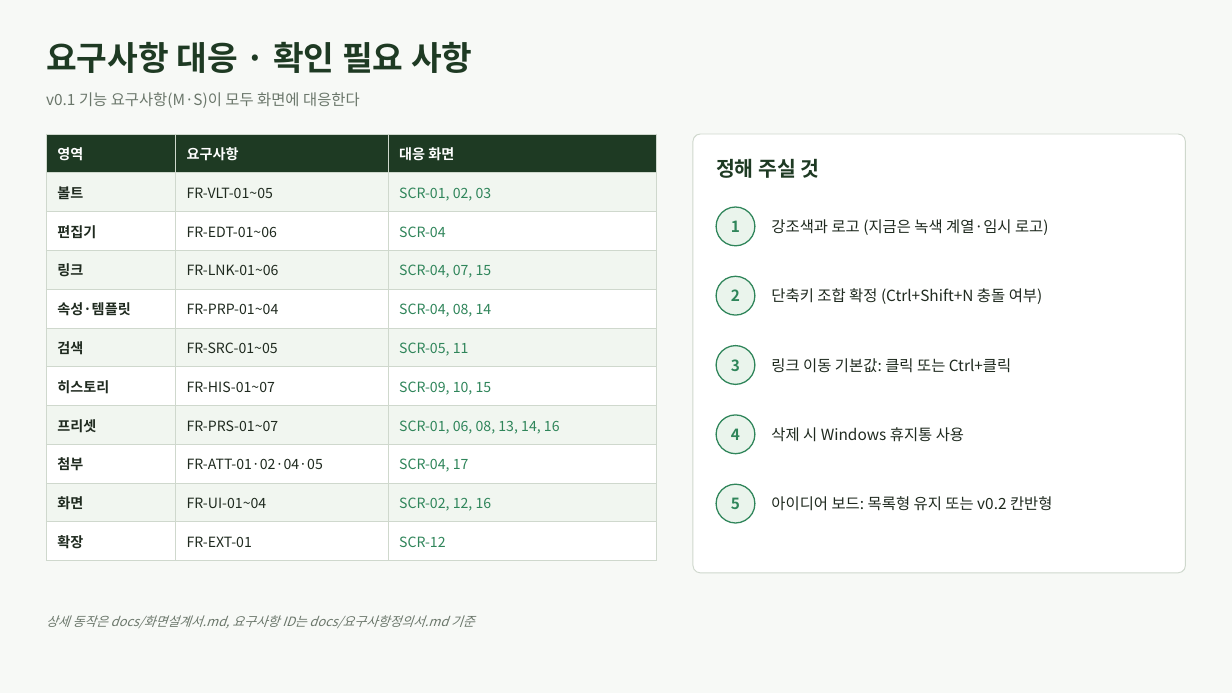
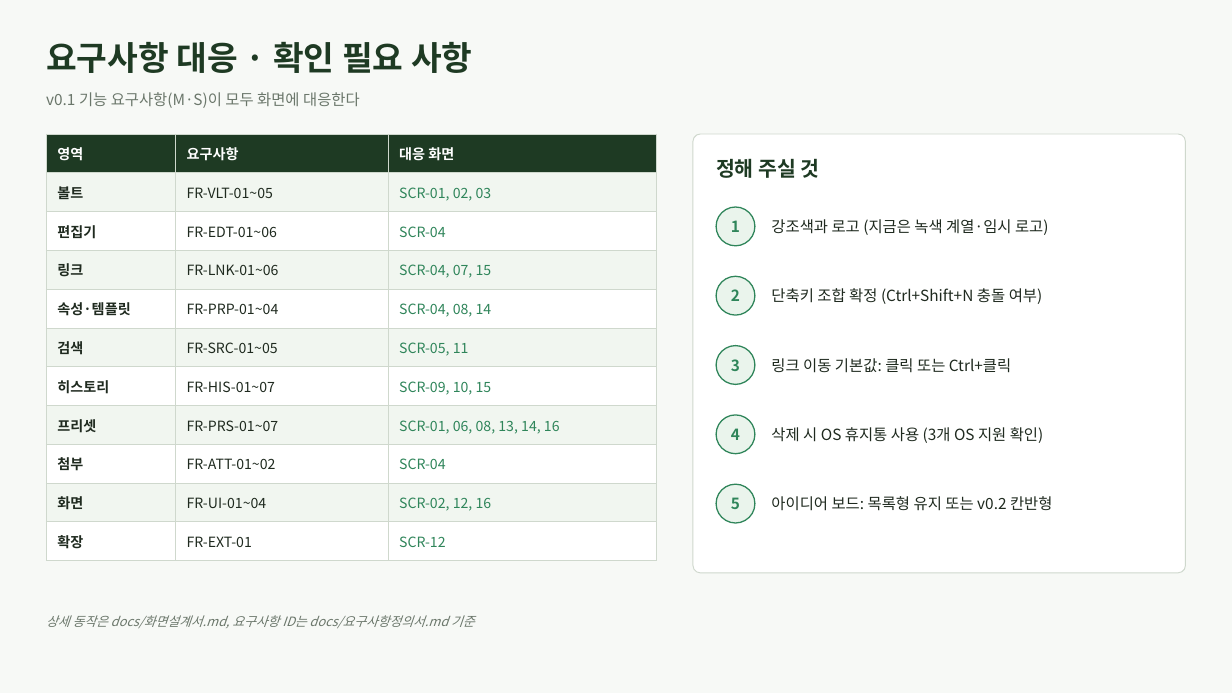
Before and after one commit to jinkyoin/notevine, a slide deck: slide 16 of docs/화면설계서.pptx. Drawn at 1232x693 pixels with LibreOffice and Linux fonts; fonts in the diff are those of the drawing. Boxes give left, top, right and bottom in pixels: in the first picture for what was removed or moved away, otherwise in the second. Text is boxed around its words. In the diff, an @@ line names an element or a change of style, - is before the commit and + after.

```diff
--- a/docs/화면설계서.pptx
+++ b/docs/화면설계서.pptx
@@ table at box(46, 134, 656, 553) @@
-row 9, column 2: FR-ATT-01·02·04·05
+row 9, column 2: FR-ATT-01~02
-row 9, column 3: SCR-04, 17
+row 9, column 3: SCR-04
@@ text at box(771, 427, 1044, 443): text changed @@
-삭제 시 Windows 휴지통 사용
+삭제 시 OS 휴지통 사용 (3개 OS 지원 확인)
```
Also in this commit, not shown: 5 other slides changed, 24 other files.
